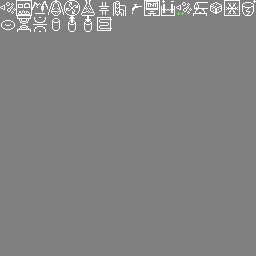
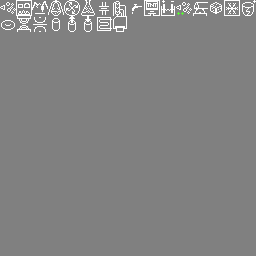
Before/after of a (256, 256) layered artwork. What changed in the layer stack:
painted on "Background" over (113, 16, 127, 32)
